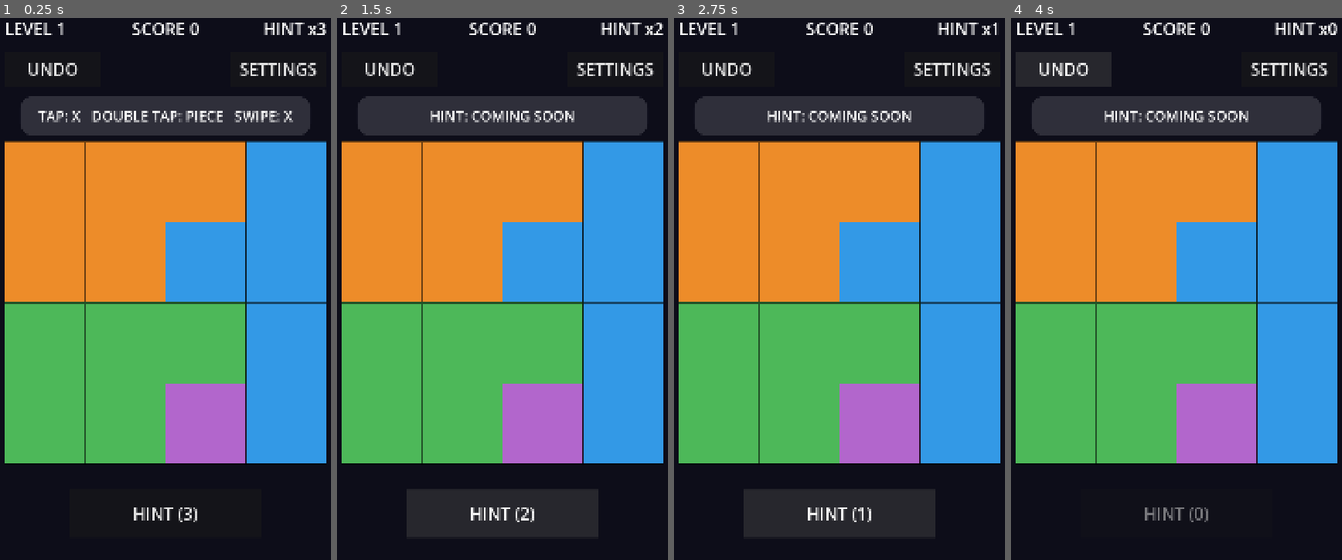
Above: before the commit, frames 1-4 (left to right).
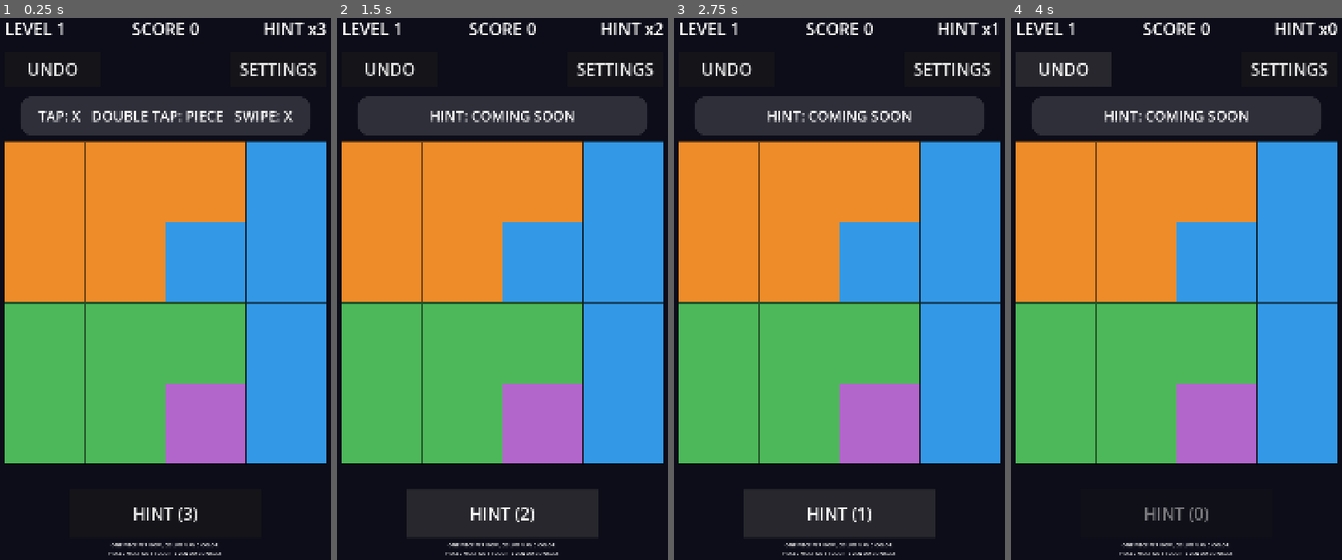
Above: after the commit, the same moments.

Repository: hidekig1001-cell/invader-radar
Game: Godot game, scene res://scenes/main.tscn
The game is run twice, just before and just after one commit, with the same random seed, the same clock (stepped at 60 frames per second) and the same inputs.
Inputs:
- Up to frame 1 (0.25 s): no input
- Up to frame 2 (1.5 s): click "UNDO" at 0.5 s; click "HINT (3)" at 1.25 s
- Up to frame 3 (2.75 s): click "HINT (2)" at 2 s
- Up to frame 4 (4 s): click "HINT (1)" at 2.75 s; click "UNDO" at 3.5 s

The runs differ from the first frame. In frame 1, 0.3% of the frame differs, in the area x 32-67%, y 96-100%; in frame 2, 0.3%; in frame 3, 0.3%; in frame 4, 0.3%.

Commit message:
CR-1004: ルール説明の表示追加
improve runner が生成（実装: qwen3.8-flashnext-strata-142、テスト: qwen3.8-27b-q4km-g4）。run: 20261011-1439-CR-1004

Diff:
--- a/scenes/main.gd
+++ b/scenes/main.gd
@@ -4,6 +4,7 @@
 
 const Session = preload("res://game/session.gd")
 const InputMapper = preload("res://scenes/input_mapper.gd")
+const RulesLabelScript = preload("res://scenes/rules_label.gd")
 
 const HELP_TEXT := "TAP: X   DOUBLE TAP: PIECE   SWIPE: X"
 const CLEARED_TEXT := "LEVEL CLEARED!  TAP FOR NEXT"
@@ -11,6 +12,7 @@
 var session = null  # add_child の前に置けば、その session を使う（テスト用）
 var _stroke: Array = []  # 今の指のなぞり [{"pos", "t"}]
 var _prev_tap: Dictionary = {}
+var rules_label: Label = null
 
 @onready var board_view = $BoardView
 @onready var hud = $Ui/Hud
@@ -27,6 +29,27 @@
 	hud.settings_pressed.connect(func() -> void: bubble.show_text("SETTINGS: COMING SOON", 2.0))
 	_refresh()
 	bubble.show_text(HELP_TEXT, 4.0)
+
+	rules_label = RulesLabelScript.new()
+	add_child(rules_label)
+	rules_label.text = RulesLabelScript.RULES_TEXT
+	rules_label.visible = true
+	rules_label.autowrap_mode = TextServer.AUTOWRAP_WORD_SMART
+	rules_label.horizontal_alignment = HORIZONTAL_ALIGNMENT_CENTER
+	rules_label.vertical_alignment = VERTICAL_ALIGNMENT_TOP
+	rules_label.size_flags_horizontal = Control.SIZE_EXPAND_FILL
+	rules_label.size_flags_vertical = Control.SIZE_SHRINK_BEGIN
+
+	# Position the label below the board area to avoid overlap.
+	# Assuming standard 1080x1920 layout where board is centered or top-aligned,
+	# and HINT button is above y=1720.
+	# We place it at y=1720 with a width that fits the screen.
+	var viewport_size := get_viewport().get_visible_rect().size
+	var label_width := viewport_size.x * 0.9
+	var label_height := 100.0 # Approximate height for 2 lines of text
+
+	rules_label.position = Vector2((viewport_size.x - label_width) / 2.0, 1720.0)
+	rules_label.size = Vector2(label_width, label_height)
 
 
 func _input(event: InputEvent) -> void:
--- /dev/null
+++ b/scenes/rules_label.gd
@@ -0,0 +1,7 @@
+extends Label
+
+const RULES_TEXT := "ONE PIECE PER ROW, COLUMN AND COLOR.\nPIECES MUST NOT TOUCH, EVEN DIAGONALLY."
+
+func _ready() -> void:
+	text = RULES_TEXT
+	visible = true
--- /dev/null
+++ b/test/cr/test_cr_1004.gd
@@ -0,0 +1,38 @@
+extends GutTest
+
+const MainScene = preload("res://scenes/main.tscn")
+
+
+func _start() -> Node2D:
+	var m = MainScene.instantiate()
+	add_child_autofree(m)
+	await wait_frames(2)
+	return m
+
+
+## CHECK: 1
+func test_rules_label_exists_and_is_label() -> void:
+	var m = await _start()
+	assert_not_null(m.rules_label)
+	assert_true(m.rules_label is Label)
+
+
+## CHECK: 2
+func test_rules_label_text_matches_spec() -> void:
+	var m = await _start()
+	var expected_text := "ONE PIECE PER ROW, COLUMN AND COLOR.\nPIECES MUST NOT TOUCH, EVEN DIAGONALLY."
+	assert_eq(m.rules_label.text, expected_text)
+
+
+## CHECK: 3
+func test_rules_label_is_visible() -> void:
+	var m = await _start()
+	assert_true(m.rules_label.visible)
+
+
+## CHECK: 4
+func test_rules_label_does_not_overlap_board() -> void:
+	var m = await _start()
+	var label_rect: Rect2 = m.rules_label.get_global_rect()
+	var board_rect: Rect2 = m.board_view.board_rect()
+	assert_false(label_rect.intersects(board_rect))
